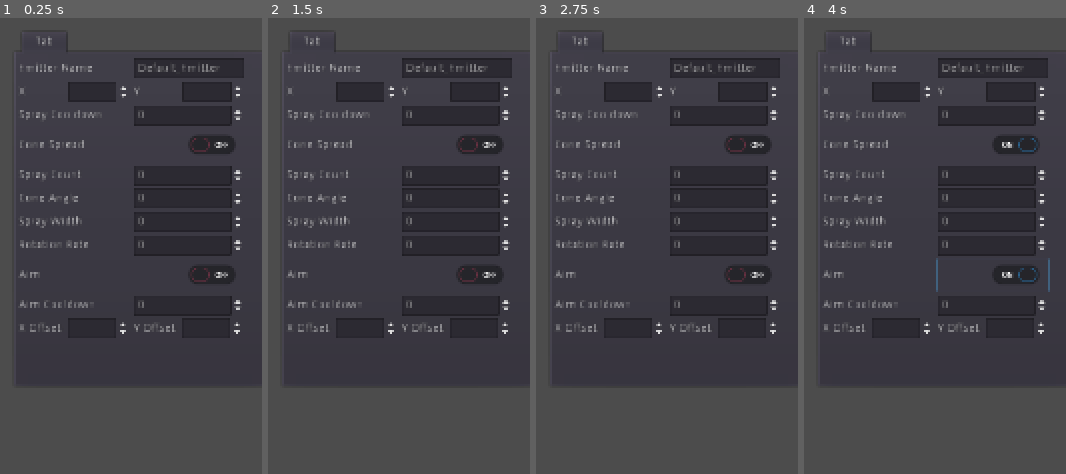
Above: before the commit, frames 1-4 (left to right).
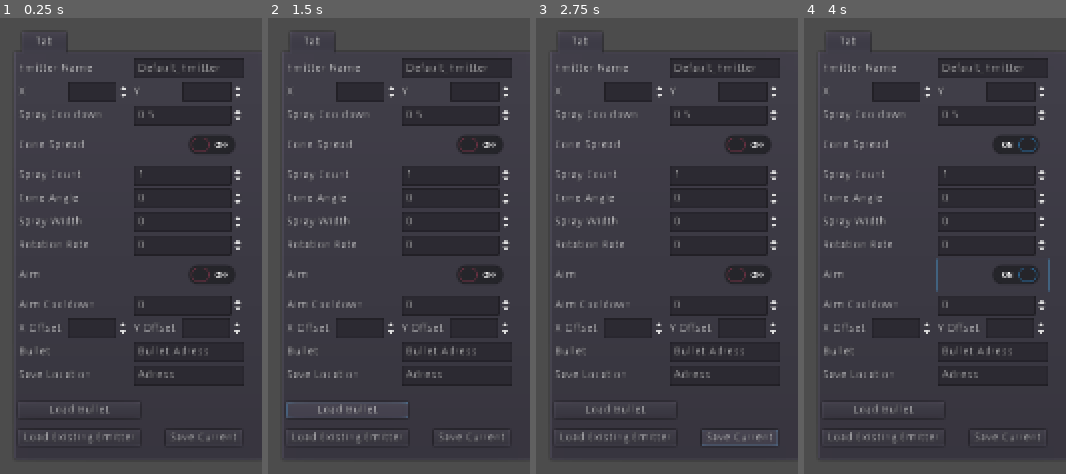
Above: after the commit, the same moments.

Repository: NosebleedPlant/Minnie-Danmaku-Tool
Game: Godot game, scene res://UI/Editor.tscn
Two runs of this game, one before a commit and one after it. Both use one fixed random seed, a clock stepped at 60 frames per second and the inputs below. This scene is started directly instead of the project's main scene.
Inputs (mouse positions are in pixels of both pictures, inside the frame that each line leads up to):
- Up to frame 1 (0.25 s): no input
- Up to frame 2 (1.5 s): click (346, 437) at 0.5 s, where only the run after the commit has a clickable "Load Existing Emitter"; click (346, 410) at 1.25 s, where only the run after the commit has a clickable "Load Bullet"
- Up to frame 3 (2.75 s): click (740, 437) at 2 s, where only the run after the commit has a clickable "Save Current"
- Up to frame 4 (4 s): click (992, 145) at 2.75 s; click (992, 273) at 3.5 s

The runs differ from the first frame. In frame 1, 2.2% of the frame differs, in the area x 6-94%, y 20-95%; in frame 2, 2.3%; in frame 3, 2.3%; in frame 4, 2.2%.
Error in both runs: Invalid get index 'position' (on base: 'Nil'). (res://Scripts/Tab.gd:9)

Commit message:
setup for saving and loading data

Diff:
--- /dev/null
+++ b/Saves/Emitter.tscn
@@ -0,0 +1,24 @@
+[gd_scene load_steps=4 format=2]
+
+[ext_resource path="res://Scripts/Emitter.gd" type="Script" id=1]
+[ext_resource path="res://icon.png" type="Texture" id=2]
+
+[sub_resource type="RectangleShape2D" id=1]
+extents = Vector2( 29.9498, 29.9452 )
+
+[node name="Emitter" type="Sprite"]
+position = Vector2( 592, 414 )
+texture = ExtResource( 2 )
+script = ExtResource( 1 )
+
+[node name="Area2D" type="Area2D" parent="."]
+
+[node name="CollisionShape2D" type="CollisionShape2D" parent="Area2D"]
+shape = SubResource( 1 )
+
+[node name="Sprite" type="Sprite" parent="."]
+position = Vector2( 915.345, 5 )
+scale = Vector2( 29.6045, 0.15625 )
+texture = ExtResource( 2 )
+
+[connection signal="input_event" from="Area2D" to="." method="_on_Area2D_input_event"]
--- a/Scripts/Emitter.gd
+++ b/Scripts/Emitter.gd
@@ -3,11 +3,12 @@
 var _Bullet = preload("res://Scenes/Provided Bullets/Bullet.tscn")
 
 #_EDITABLE PARAMS:
-var spray_cooldown = 0						#cooldown between shots
+var save_adress = "res://Saves/emitter.txt"
+var spray_cooldown = 0.5					#cooldown between shots
 var rotation_rate = 0						#rate of eimiter rotaiotn
 #_-spread params
 var cone_spread_enabled = false				#cone spread enabled
-var spray_count = 0							#bulletcount in a single spray
+var spray_count = 1							#bulletcount in a single spray
 var spread_angle=0 setget set_spread_angle	#spread angle between bullets
 var spread_width=0							#spread width between bullets
 #_-aim params
@@ -113,6 +114,15 @@
 	if Input.is_action_just_released("mouse_left"):
 		repositioning = false
 
+func save():
+	var file = File.new()
+	file.open(save_adress, File.WRITE)
+	file.store_var(spray_cooldown)
+	file.close()
+
+func load_Emitter():
+	pass
+
 #_SETTER GETTERS:
 #instantites bullet and sets correct positions
 #param:angle
--- a/Scripts/Tab.gd
+++ b/Scripts/Tab.gd
@@ -60,3 +60,7 @@
 
 func _on_set_YOff(value):
 	connectedEmitter.aim_offset.y = value
+
+
+func _on_Save_pressed():
+	connectedEmitter.save()
--- a/UI/Editor.tscn
+++ b/UI/Editor.tscn
@@ -9,8 +9,7 @@
 anchor_bottom = 1.0
 margin_left = 1624.0
 margin_top = 43.0
-margin_right = 4.0
-margin_bottom = -613.0
+margin_bottom = -525.0
 tab_align = 0
 __meta__ = {
 "_edit_use_anchors_": false
--- a/UI/Tab.tscn
+++ b/UI/Tab.tscn
@@ -96,6 +96,7 @@
 margin_right = 271.0
 margin_bottom = 80.0
 step = 0.01
+value = 0.5
 __meta__ = {
 "_edit_use_anchors_": false
 }
@@ -132,6 +133,7 @@
 margin_top = 128.0
 margin_right = 271.0
 margin_bottom = 152.0
+value = 1.0
 __meta__ = {
 "_edit_use_anchors_": false
 }
@@ -270,6 +272,66 @@
 margin_left = 58.0
 margin_right = 132.0
 margin_bottom = 24.0
+__meta__ = {
+"_edit_use_anchors_": false
+}
+
+[node name="Bullet" type="Label" parent="Menu"]
+margin_top = 345.0
+margin_right = 134.0
+margin_bottom = 359.0
+text = "Bullet"
+__meta__ = {
+"_edit_use_anchors_": false
+}
+
+[node name="Bullet_Adress" type="LineEdit" parent="Menu"]
+margin_left = 138.0
+margin_top = 340.0
+margin_right = 271.0
+margin_bottom = 364.0
+text = "Bullet Adress"
+
+[node name="Save_Adress" type="Label" parent="Menu"]
+margin_top = 373.0
+margin_right = 134.0
+margin_bottom = 387.0
+text = "Save Location"
+__meta__ = {
+"_edit_use_anchors_": false
+}
+
+[node name="Save_Input" type="LineEdit" parent="Menu"]
+margin_left = 138.0
+margin_top = 368.0
+margin_right = 271.0
+margin_bottom = 392.0
+text = "Adress"
+
+[node name="LoadBullet" type="Button" parent="."]
+margin_top = 444.539
+margin_right = 146.0
+margin_bottom = 464.539
+text = "Load Existing Emitter"
+__meta__ = {
+"_edit_use_anchors_": false
+}
+
+[node name="LoadExisting" type="Button" parent="."]
+margin_top = 412.0
+margin_right = 146.0
+margin_bottom = 432.0
+text = "Load Bullet"
+__meta__ = {
+"_edit_use_anchors_": false
+}
+
+[node name="Save" type="Button" parent="."]
+margin_left = 176.201
+margin_top = 444.539
+margin_right = 268.201
+margin_bottom = 464.539
+text = "Save Current"
 __meta__ = {
 "_edit_use_anchors_": false
 }
@@ -286,3 +348,4 @@
 [connection signal="value_changed" from="Menu/Aim_Cooldown_Input" to="." method="_on_set_AimCooldown"]
 [connection signal="value_changed" from="Menu/HBoxContainer/Xoffset_Input" to="." method="_on_set_XOff"]
 [connection signal="value_changed" from="Menu/HBoxContainer2/Yoffset_Input" to="." method="_on_set_YOff"]
+[connection signal="pressed" from="Save" to="." method="_on_Save_pressed"]
